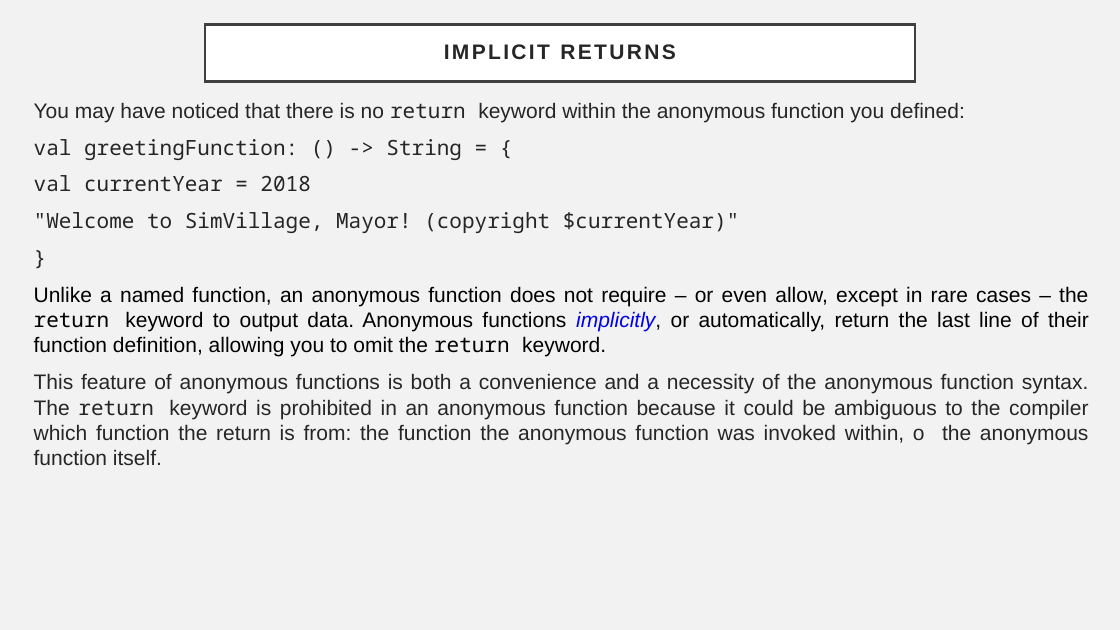
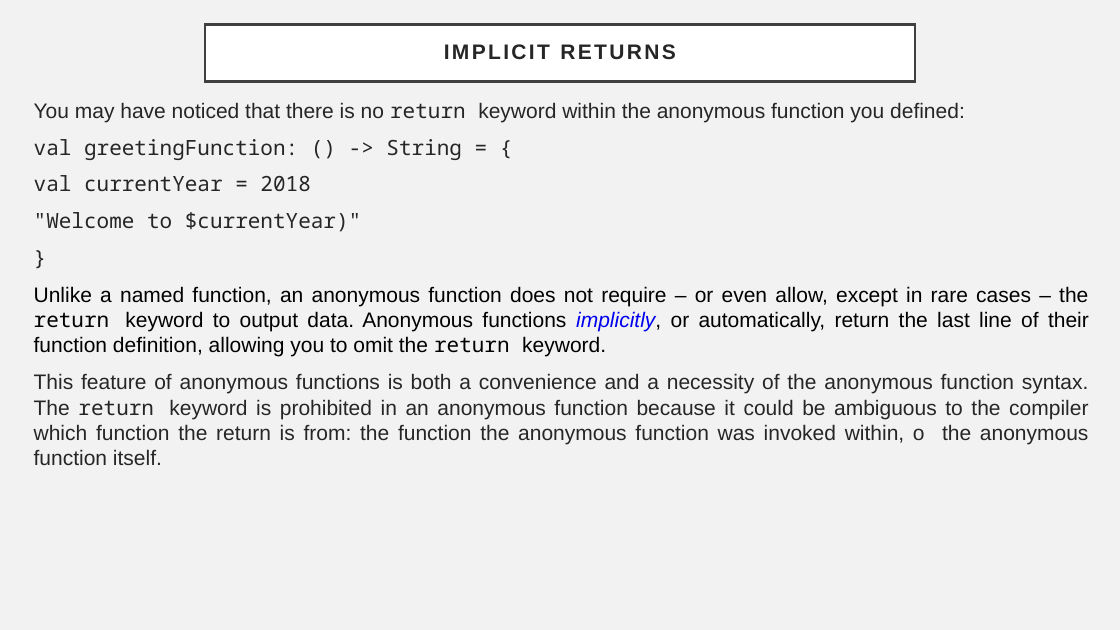
Before and after one commit to CesaCollege/Android, a slide deck: slide 9 of Kotlin/Slides/5-Anonymous Functions and the Function Type.pptx. Drawn at 1120x630 pixels with LibreOffice and Linux fonts; fonts in the diff are those of the drawing. Boxes give left, top, right and bottom in pixels: in the first picture for what was removed or moved away, otherwise in the second. Text is boxed around its words. In the diff, an @@ line names an element or a change of style, - is before the commit and + after.

```diff
--- a/Kotlin/Slides/5-Anonymous Functions and the Function Type.pptx
+++ b/Kotlin/Slides/5-Anonymous Functions and the Function Type.pptx
@@ text at (34, 212, 361, 232): text changed @@
-"Welcome to SimVillage, Mayor! (copyright $currentYear)"
+"Welcome to $currentYear)"
```
Also in this commit, not shown: 3 other slides changed, 6 other files.
